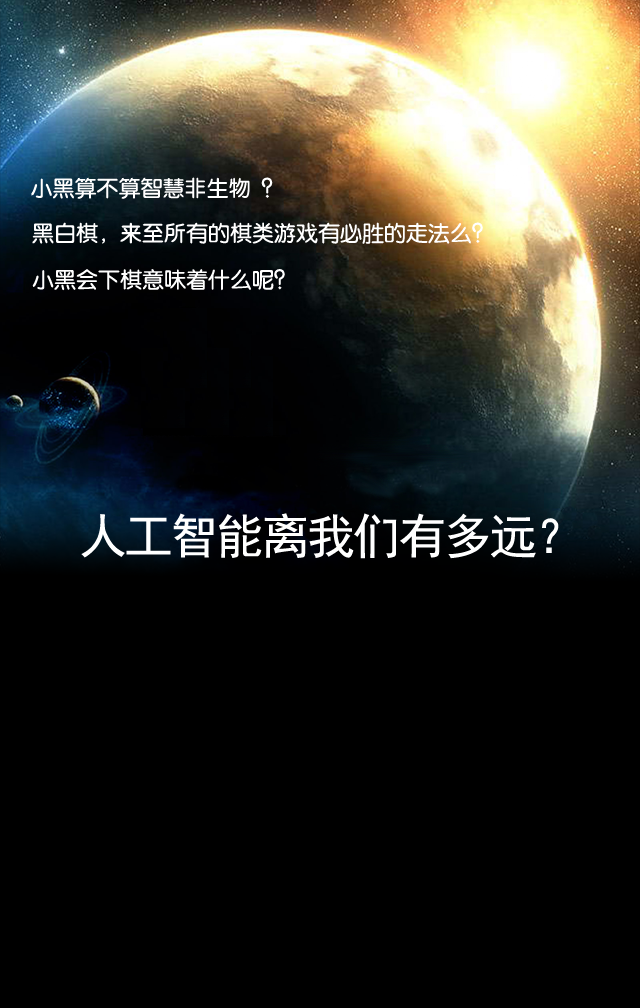
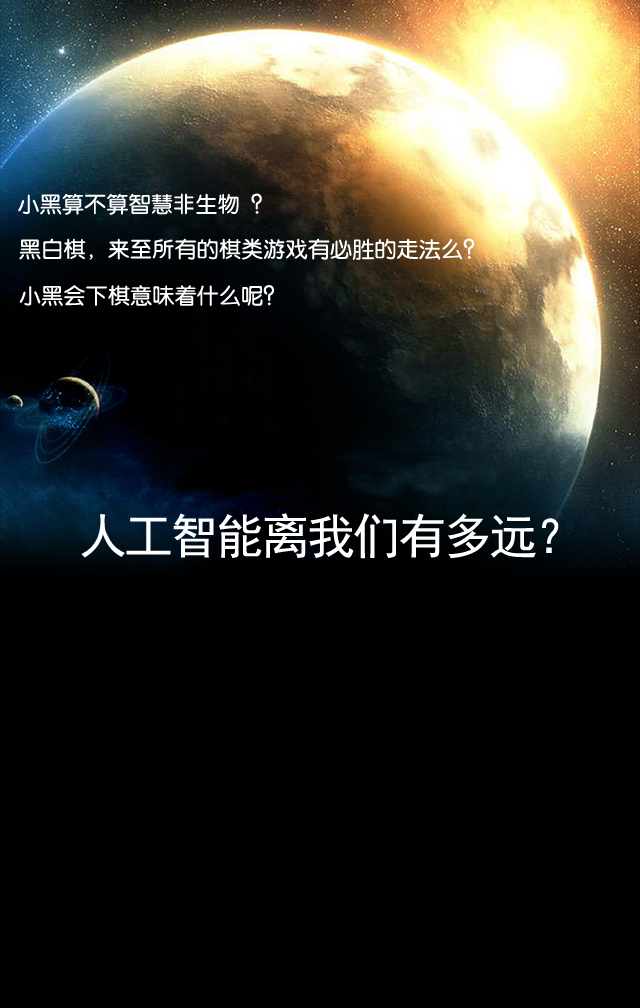
Layers edited between the first and the second 640px x 1008px image:
painted on "小黑会下棋意味着什么呢？" over 19, 269, 285, 307
painted on "黑白棋，来至所有的棋类游戏有必胜的走法么？" over 19, 222, 483, 260
painted on "小黑算不算智慧非生物 ？" over 18, 177, 273, 215
